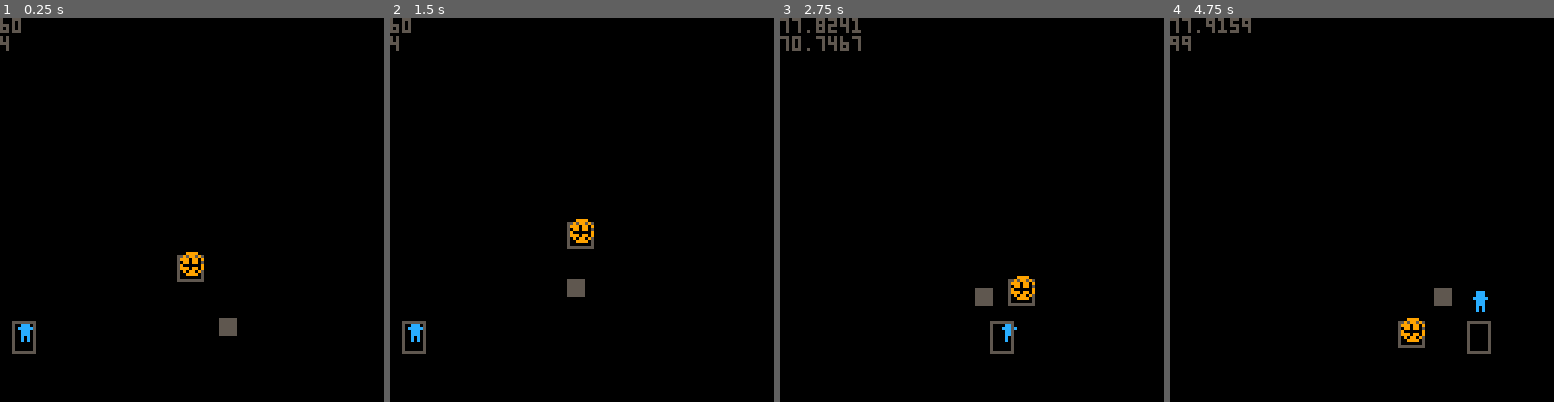
Above: before the commit, frames 1-4 (left to right).
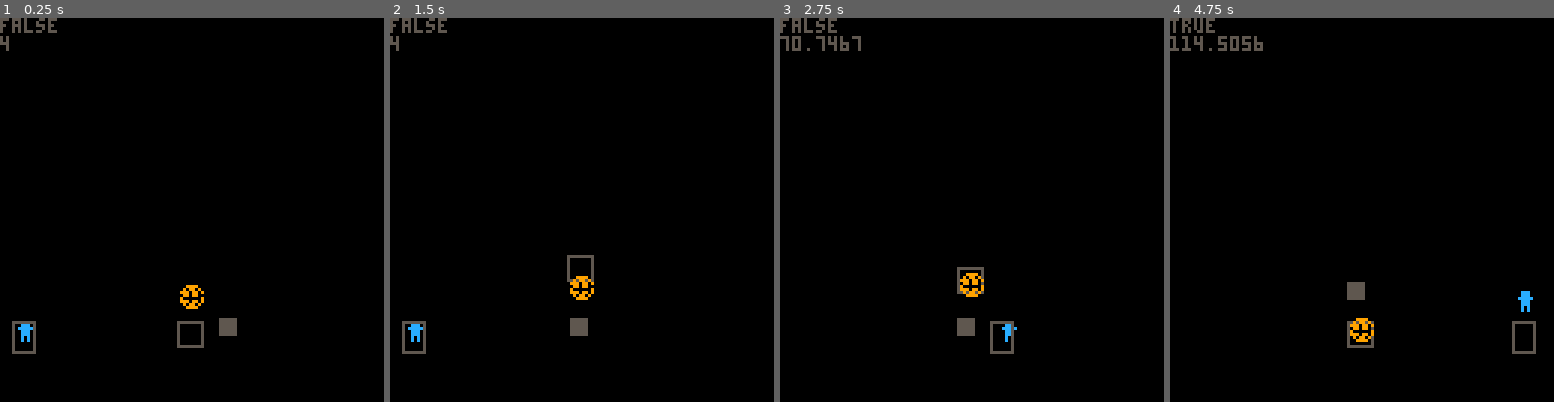
Above: after the commit, the same moments.

Repository: thoughtlesslabs/rejected
Game: PICO-8 cartridge rejected.p8
Same seed, same stepped clock (60 frames per second), same inputs: the game is played once before the commit and once after it.
Inputs:
- Up to frame 1 (0.25 s): no input
- Up to frame 2 (1.5 s): no input
- Up to frame 3 (2.75 s): hold Right 1.6-2.1 s; hold Up 2.15-2.42 s; hold Right from 2.47 s (still down)
- Up to frame 4 (4.75 s): release Right at 3.03 s; hold Left 3.08-3.58 s; hold Down 3.63-3.97 s; hold Right 4.02-4.68 s; hold Up from 4.73 s (still down)

The runs differ from the first frame. In frame 1, 1.0% of the frame differs, in the area x 0-54%, y 0-86%; in frame 2, 1.2%; in frame 3, 1.4%; in frame 4, 2.6%, in the area x 0-96%, y 0-88%.

Commit message:
Holding branch

Diff:
--- a/rejected.p8
+++ b/rejected.p8
@@ -10,7 +10,7 @@
 	 {name="tank",x=20,y=100,dx=0,dy=0}
 	 }
 	player={
-		name="you",x=5,y=60,dx=0,dy=0}
+		name="you",x=5,y=60,dx=0,dy=0,jump=false}
 
 	ball={
 		x=60,y=10,dx=0,dy=0}
@@ -29,7 +29,7 @@
 
 function _draw()
 	cls()
-	print(nextx)
+	print(player.jump)
 	print(hitboxx)
 	spr(1,player.x,player.y)
 	rectfill(comp[current].x,comp[current].y,comp[current].x+5,comp[current].y+5,5)
@@ -41,7 +41,7 @@
 function moveplayer()
 	if btn(0) then player.dx-=1 end
 	if btn(1) then player.dx+=1 end
-	if btnp(2) then player.dy-=10 end
+	if btnp(2) and not player.jump then player.dy-=10 player.jump = true end
 	if btn(3) then player.dy+=1 end
 
 	hitboxy = player.y+1
@@ -53,12 +53,12 @@
 	player.x += player.dx
 	player.y += player.dy
 
-	player.x = mid(0,player.x,100)
+	player.x = mid(0,player.x,120)
 	player.y = mid(0,player.y,100)
-
 
 	if player.y >=100 then
 		player.dy = 0
+		player.jump = false
 	end
 end
 -->8
@@ -94,37 +94,75 @@
 end
 
 function moveball()
- ball.dx *= 0.9
- ball.dy += gravity
-
-	ball.x += ball.dx
-	ball.y += ball.dy
+ ball.dx *= 0.8
+ ball.dy += 0.8
 
 	-- hitbox visual for testing
 	ballhbx = ball.x-1
 	ballhby = ball.y+1
 
-	nextx = ball.x
+
+
+-- if hitboxcheck(nextx,nexty,player.x,player.y) then
+-- if ball_deflection(nextx,nexty,ball.dx,ball.dy,player.x,player.y) then
+--		ball.dx = -ball.dx
+--	else
+--
+--	end
+--	end
+	ball.x += ball.dx
+	ball.y += ball.dy
+
+		nextx = ball.x
 	nexty = ball.y
-
-	if flr(nextx) == flr(hitboxx) then
-		ball.dx += 2
-		ball.dy += 2
-	end
 
 	if nexty >=100 then
 		ball.dy = -ball.dy*0.95
 	end
-	if nextx <=0 or nextx >=100 then
+	if nextx <=0 or nextx >=120 then
 		ball.dx =  -ball.dx
 	end
 
+	ball.x = mid(0,ball.x,120)
+	ball.y = mid(0,ball.y,100)
+end
 
+--deflect ball using slope
+function ball_deflection(bx,by,bdx,bdy,tx,ty,tw,th)
+	--calculate slope
+	local slp = bdy / bdx
+	local cx, cy
+	tx = player.x+8
+	ty = player.y+8
+	if bdx == 0 then
+		return false
+	elseif bdy == 0 then
+		return true
+	elseif slp > 0 and bdx > 0 then
+			cx = tx-bx
+			cy = ty-by
+			return cx > 0 and cy/cx < slp
+	elseif slp < 0 and bdx > 0 then
+			cx = tx - bx
+			cy = ty + th - by
+			return cx > 0 and cy/cx >= slp
+	elseif slp > 0 and bdx < 0 then
+			cx = tx + tw - bx
+			cy = ty + th - by
+			return cx < 0 and cy/cx <= slp
+	else
+			cx = tx + tw - bx
+			cy = ty -by
+			return cx < 0 and cy/cx >= slp
+	end
+end
 
-	ball.x = mid(0,ball.x,100)
-	ball.y = mid(0,ball.y,100)
-
-
+function hitboxcheck(bx,by,px,py)
+	if by+8 > py+8 then	return false end
+	if by+8 < py then return false end
+	if bx-8 > px+8 then	return false end
+	if bx+8 < px then return false end
+	return true
 end
 __gfx__
 00000000000000000000000000000000000000000000000000000000000000000000000000000000000000000000000000000000000000000000000000000000
